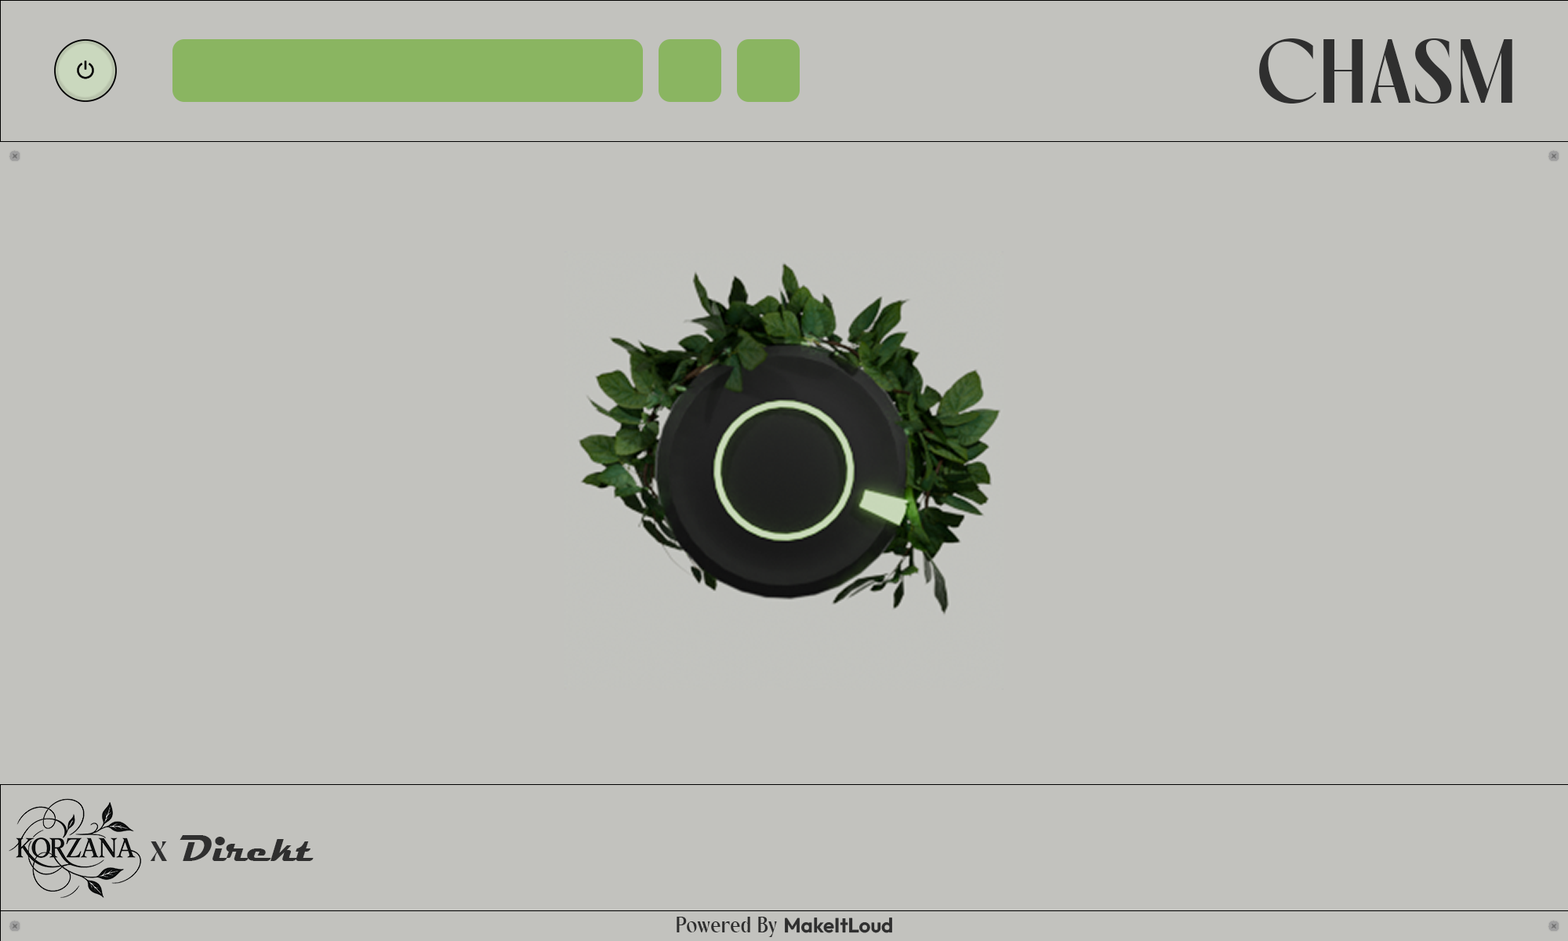
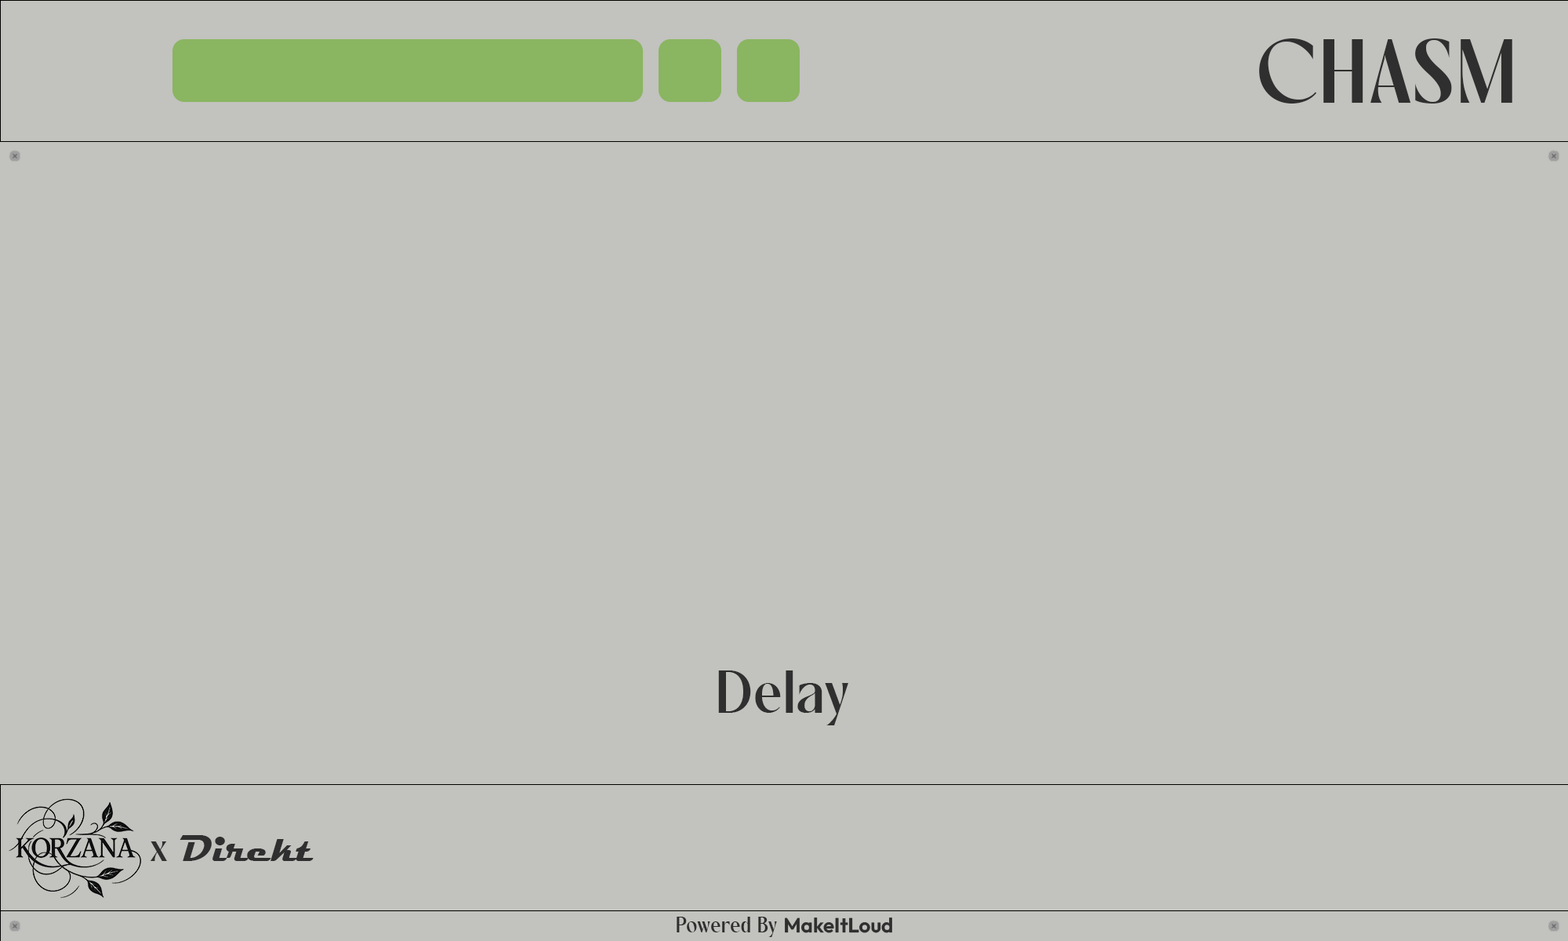
Before/after of a 1568px x 941px layered artwork. What changed in the layer stack:
hid group "Misc" (2 layers) over (54, 39, 1004, 690)
moved "0116" into group "Misc" over (564, 250, 1004, 690)
added layer "Delay" in group "BG" over (718, 670, 849, 726)